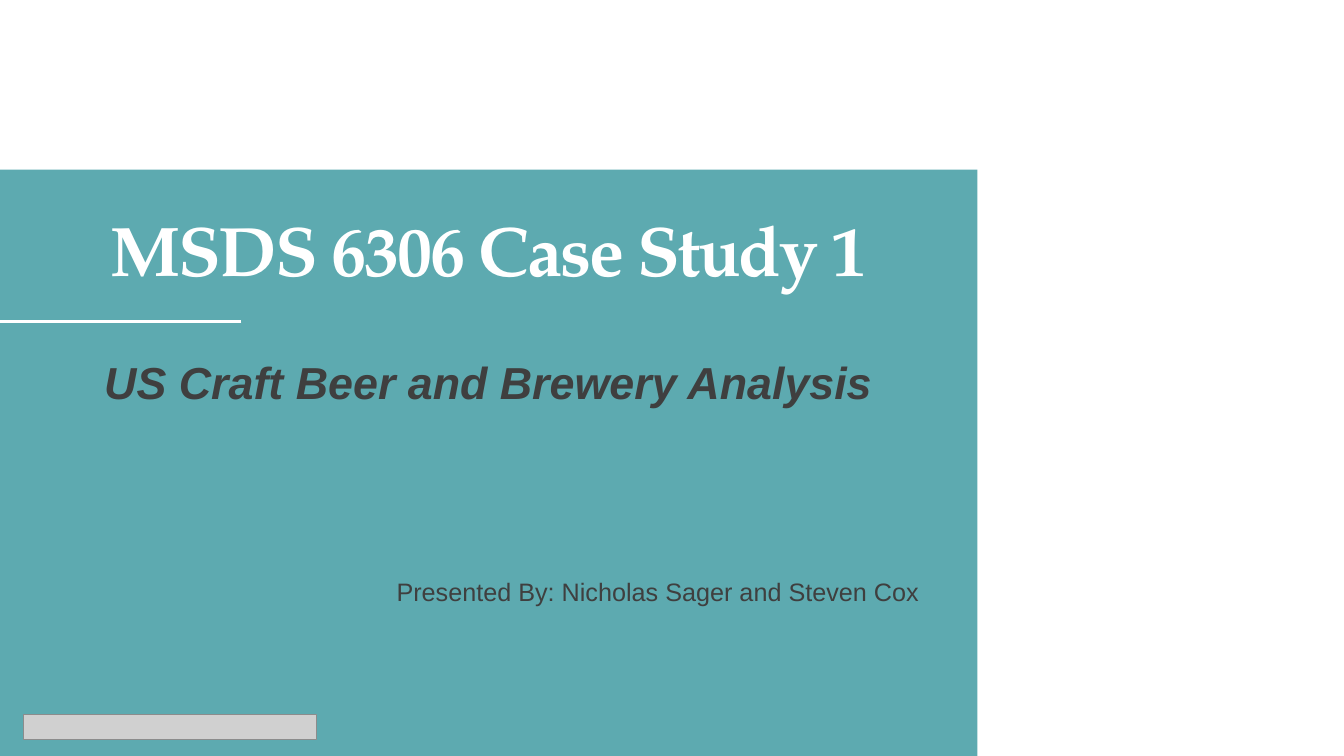
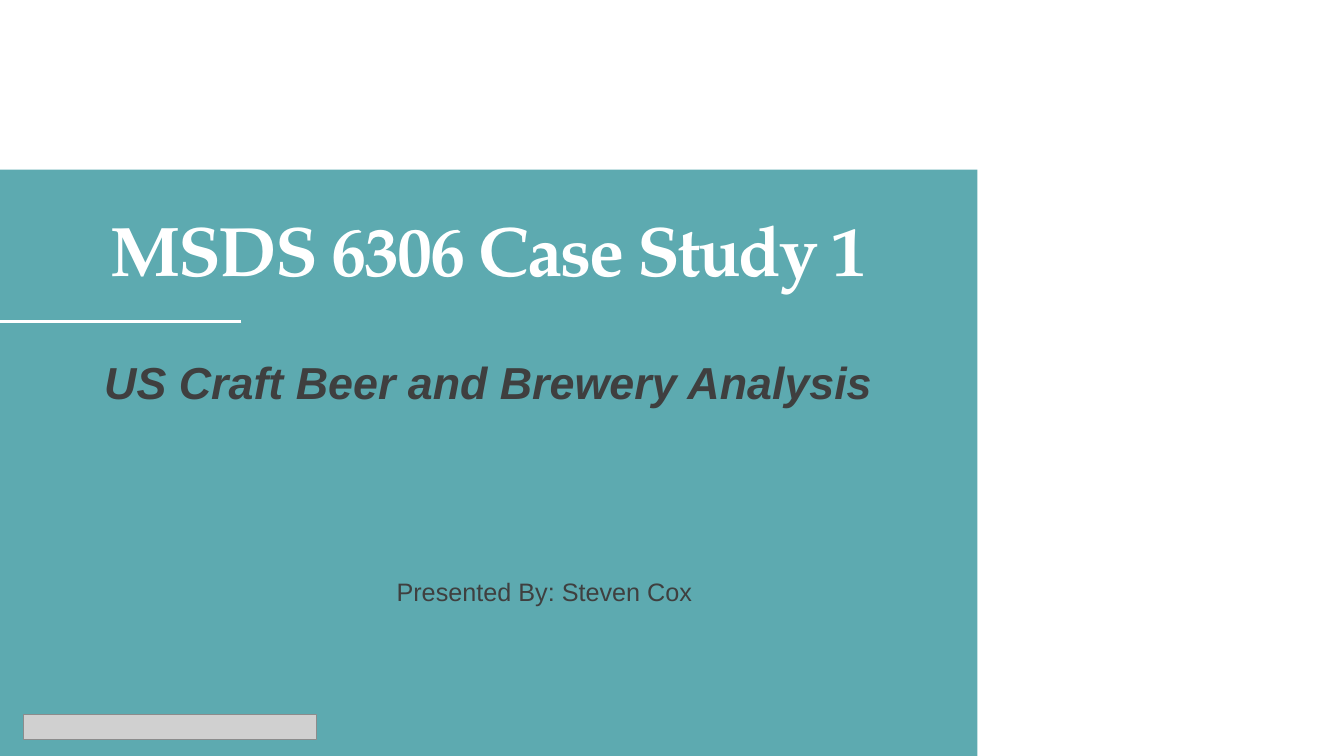
Before and after one commit to NickSager/MSDS_6306_Project1, a slide deck: slide 1 of Group4_CaseStudy1.pptx. Drawn at 1344x756 pixels with LibreOffice and Linux fonts; fonts in the diff are those of the drawing; grey boxes stand for pictures; background and template pictures are left out. Boxes give left, top, right and bottom in pixels: in the first picture for what was removed or moved away, otherwise in the second. Text is boxed around its words. In the diff, an @@ line names an element or a change of style, - is before the commit and + after.

```diff
--- a/Group4_CaseStudy1.pptx
+++ b/Group4_CaseStudy1.pptx
@@ text at (397,583,692,606): text changed @@
-Presented By: Nicholas Sager and Steven Cox
+Presented By: Steven Cox
```
Also in this commit, not shown: 8 other slides changed.
